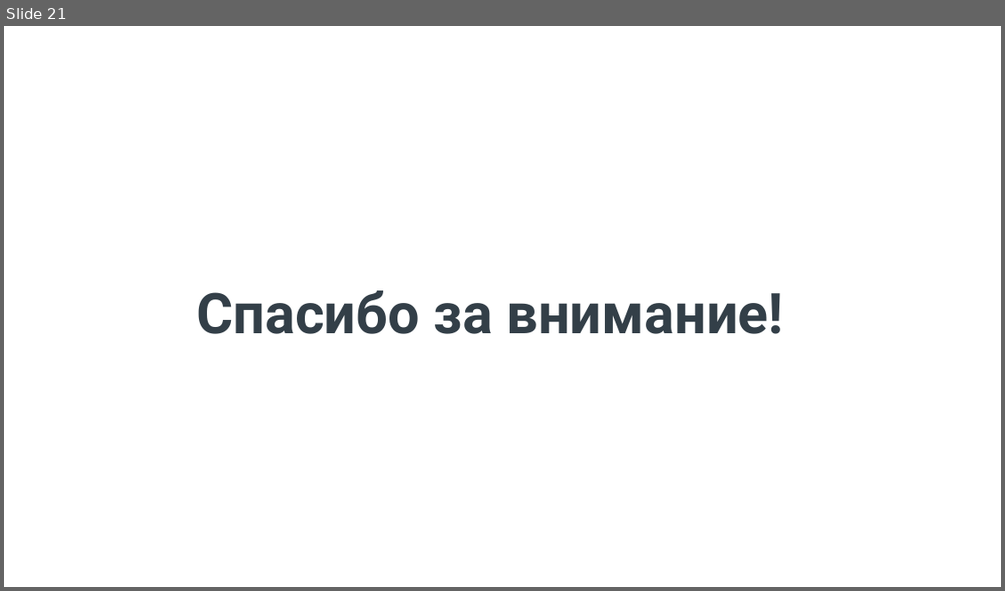
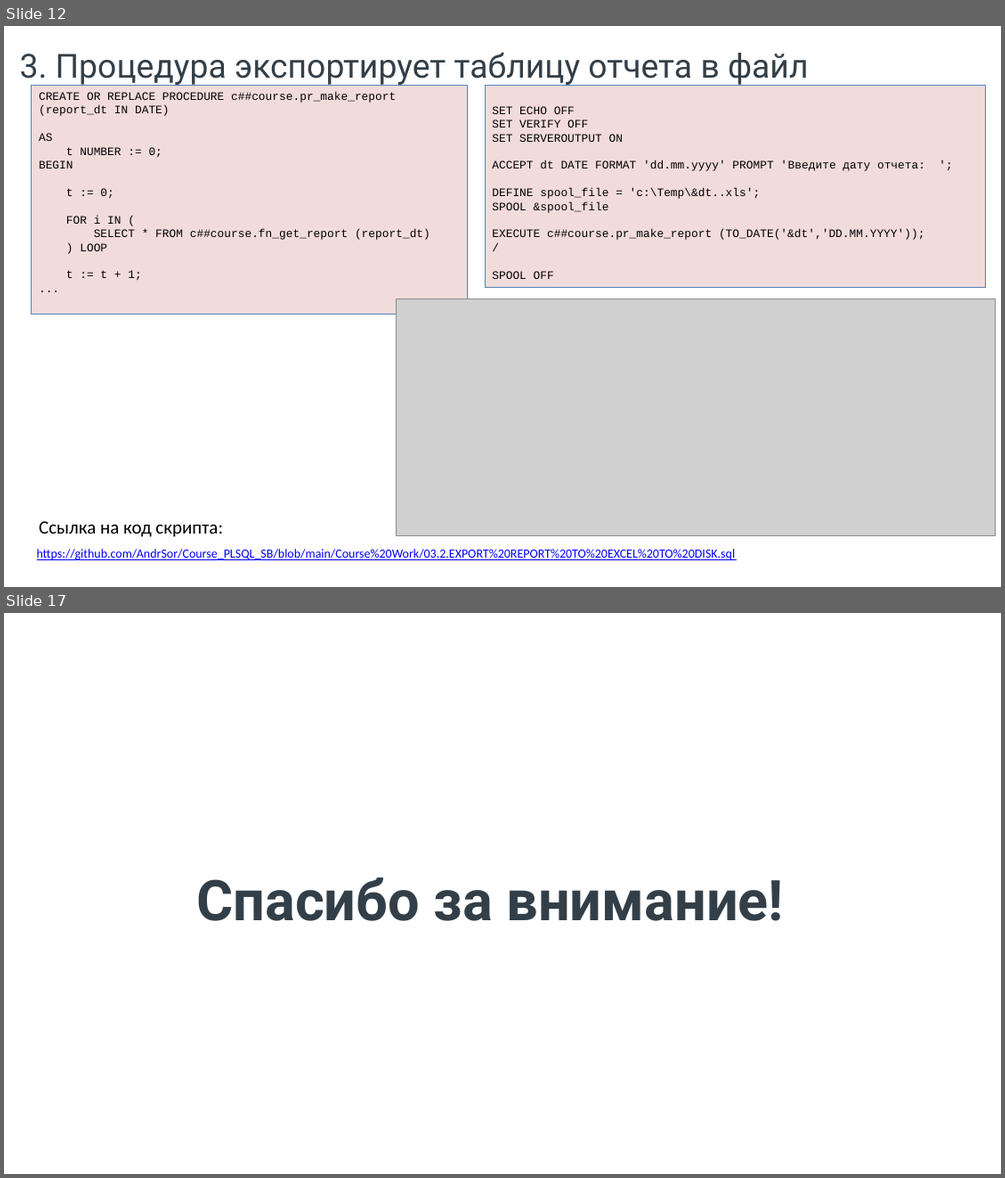
Before and after one commit to AndrSor/Course_PLSQL_SB, a slide deck: Course Work/_Презентация Курсовой работы.pptx. Shown one above the other, each under a label of ours: slide 21 before the commit, slides 12 and 17 after it; the slides between them are not shown. The pictures are 1005x591 and 1005x1178 pixels, drawn with LibreOffice and Linux fonts; fonts in the diff are those of the drawing; grey boxes stand for pictures; background and template pictures are left out. Boxes give left, top, right and bottom in pixels: in the first picture for what was removed or moved away, otherwise in the second. Text is boxed around its words. In the diff, an @@ line names an element or a change of style, - is before the commit and + after.

```diff
--- a/Course Work/_Презентация Курсовой работы.pptx
+++ b/Course Work/_Презентация Курсовой работы.pptx
@@ slide 12 added at [4,26,1001,587], background #FFFFFF @@
@@ text added at [20,52,809,86], 32 pt, text #333F48 @@
+3. Процедура экспортирует таблицу отчета в файл
@@ rectangle added at [32,85,468,313], fill #F2DCDB, outline #4F81BD 0.75 pt, 11 pt, text #000000 @@
+CREATE OR REPLACE PROCEDURE c##course.pr_make_report (report_dt IN DATE)
+AS
+t NUMBER := 0;
+BEGIN
+t := 0;
+FOR i IN (
+SELECT * FROM c##course.fn_get_report (report_dt)
+) LOOP
+t := t + 1;
+...
@@ rectangle added at [485,86,985,287], fill #F2DCDB, outline #4F81BD 0.75 pt, 11 pt, text #000000 @@
+SET ECHO OFF
+SET VERIFY OFF
+SET SERVEROUTPUT ON
+ACCEPT dt DATE FORMAT 'dd.mm.yyyy' PROMPT 'Введите дату отчета: ';
+DEFINE spool_file = 'c:\Temp\&dt..xls';
+SPOOL &spool_file
+EXECUTE c##course.pr_make_report (TO_DATE('&dt','DD.MM.YYYY'));
+/
+SPOOL OFF
@@ picture added at [396,299,995,536] @@
@@ text added at [39,521,223,537], 18 pt, text #000000 @@
+Ссылка на код скрипта:
@@ text added at [37,548,736,560], 12 pt, text #0000FF, underline @@
+https://github.com/AndrSor/Course_PLSQL_SB/blob/main/Course%20Work/03.2.EXPORT%20REPORT%20TO%20EXCEL%20TO%20DISK.sql
@@ page number added at [757,546,981,576], 12 pt, text #FFFFFF @@
+12
@@ what was slide 21 is now slide 17 @@
```
Also in this commit, not shown: 5 slides changed, 3 other slides added, 8 slides removed, 4 other files.
